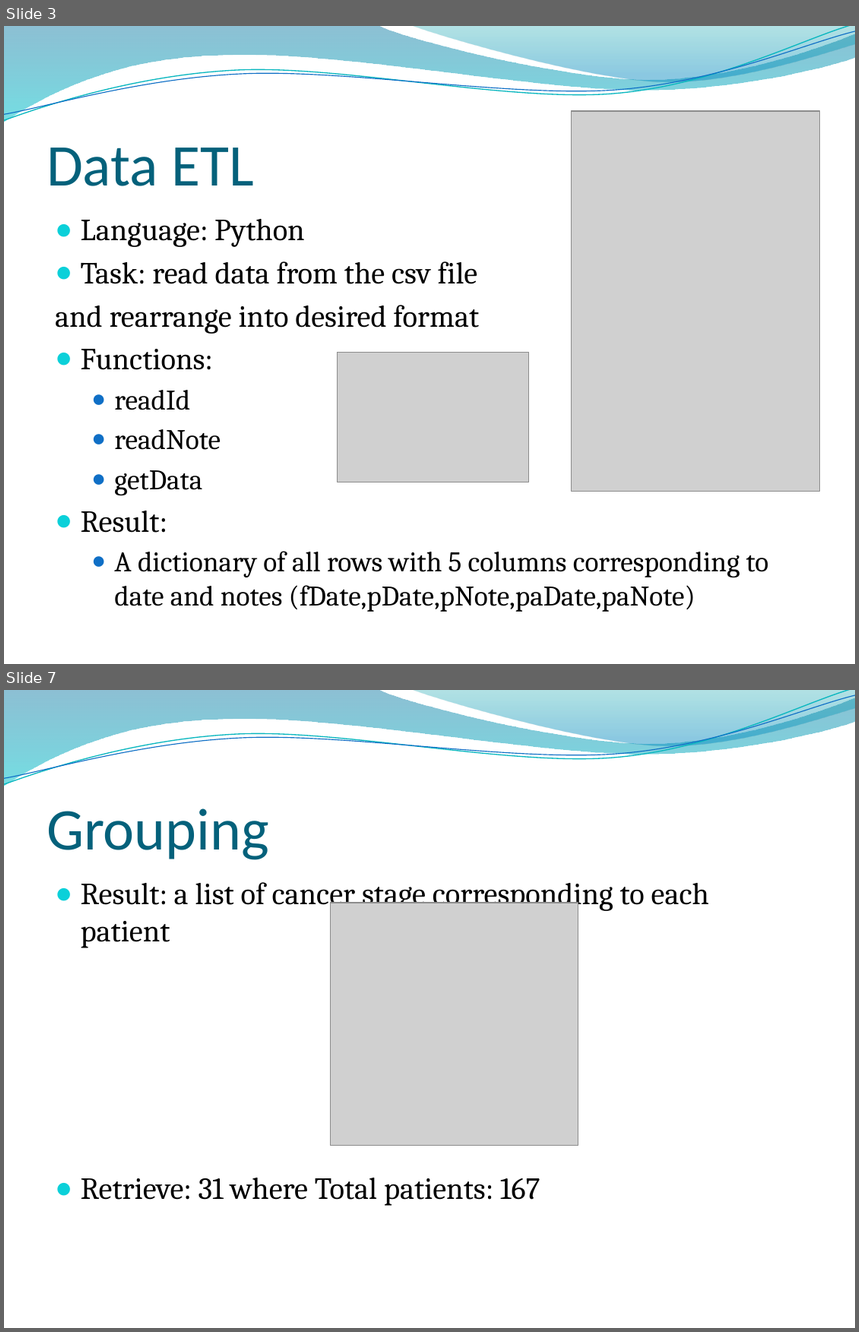
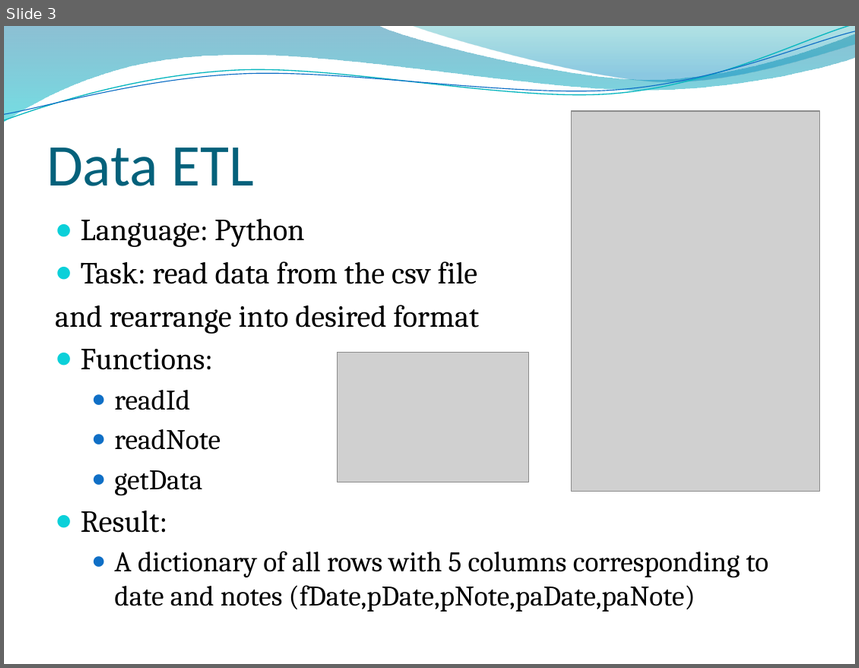
Before and after one commit to leoliu1221/EDW_intern, a slide deck: colon2Filter.pptx. Shown one above the other, each under a label of ours: slides 3 and 7 before the commit, slide 3 after it; the slides between them are not shown. The pictures are 859x1332 and 859x668 pixels, drawn with LibreOffice and Linux fonts; fonts in the diff are those of the drawing; grey boxes stand for pictures; background and template pictures are left out. Boxes give left, top, right and bottom in pixels: in the first picture for what was removed or moved away, otherwise in the second. Text is boxed around its words. In the diff, an @@ line names an element or a change of style, - is before the commit and + after.

```diff
--- a/colon2Filter.pptx
+++ b/colon2Filter.pptx
@@ slide 7 removed at (4, 690, 855, 1328), background picture (left out); not listed: 4 template elements that a slide beside it also shows @@
@@ title removed at (47, 809, 269, 860) @@
-Grouping
@@ text removed at (81, 882, 709, 1206) @@
-● Result: a list of cancer stage corresponding to each patient
-● Retrieve: 31 where Total patients: 167
@@ picture removed at (330, 903, 579, 1145) @@
```
Also in this commit, not shown: 7 slides changed, 4 slides added, 1 other slide removed, 1 other file.
